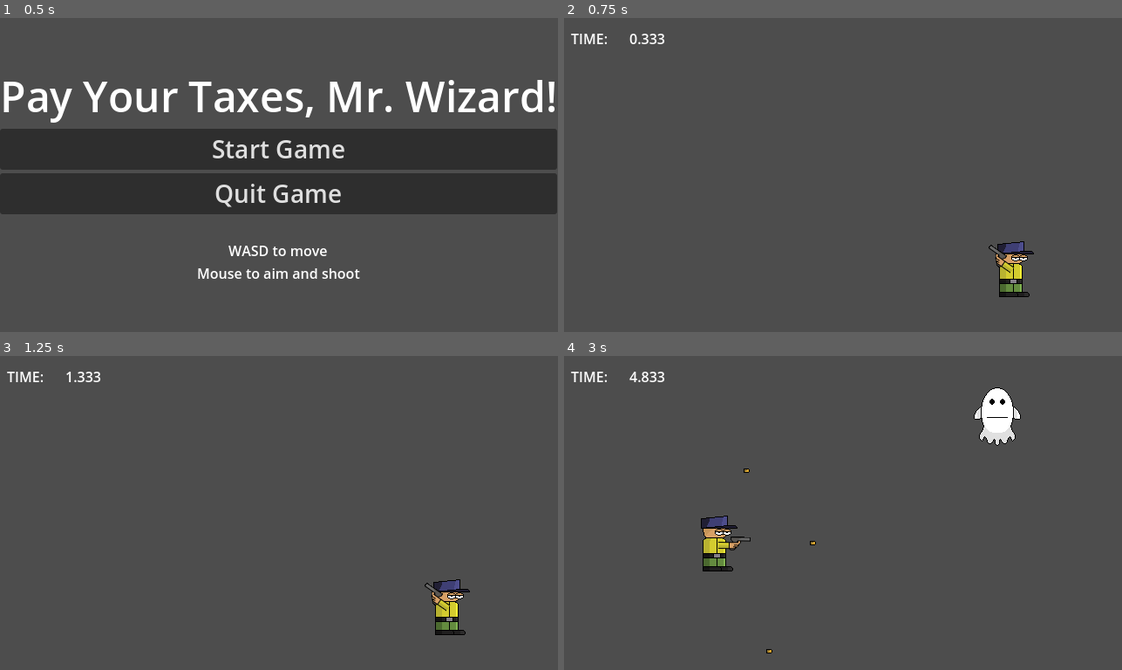
Above: before the commit, frames 1-4 (two rows, left to right).
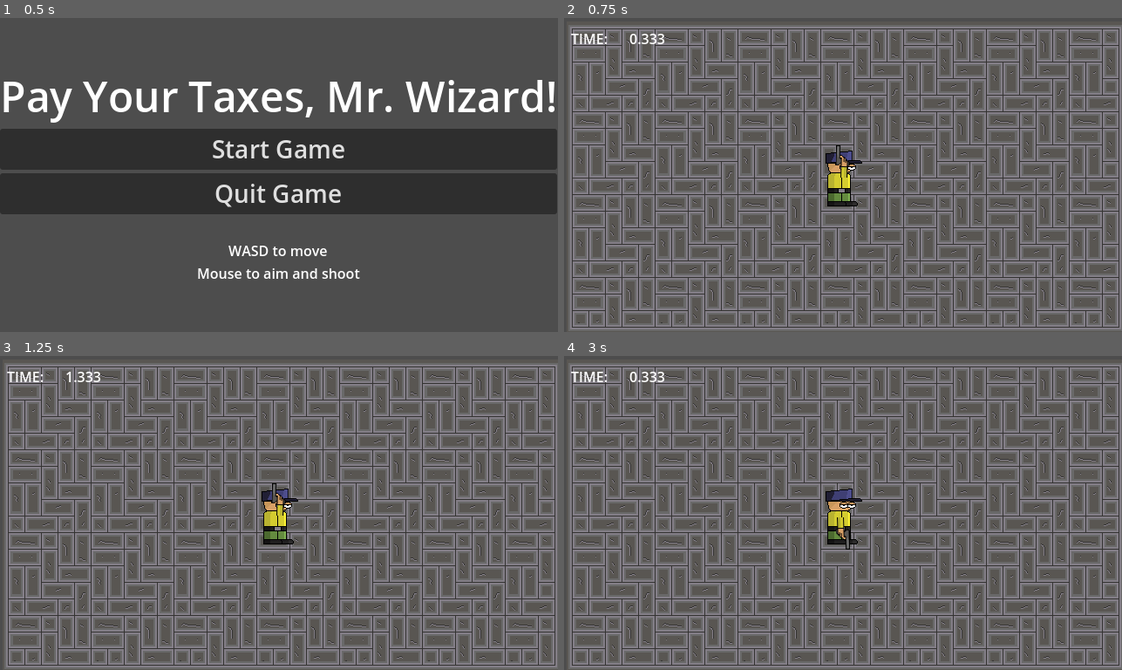
Above: after the commit, the same moments.

Repository: BriarLeaves/gun-wizard-loop-game
Game: Godot game, scene res://start_menu.tscn
Two runs of this game, one before a commit and one after it. Both use one fixed random seed, a clock stepped at 60 frames per second and the inputs below. The engine's default icon, where the game draws it, is replaced by a stand-in: a white triangle on a blue panel in a dark square. Sound files missing from this copy of the repository are replaced by a short silence.
Inputs (mouse positions are in pixels of both pictures, inside the frame that each line leads up to):
- Up to frame 1 (0.5 s): no input
- Up to frame 2 (0.75 s): click "Start Game" at 0.5 s
- Up to frame 3 (1.25 s): no input
- Up to frame 4 (3 s): tap Enter at 1.25 s; move the mouse to (965, 497) at 1.27 s; hold D (move_right) 1.28-2.03 s; click (965, 497) at 1.35 s; move the mouse to (731, 528) at 2.02 s; hold S (move_down) 2.03-2.75 s; click (731, 528) at 2.1 s; click (843, 544) at 2.75 s, where only the run after the commit has a clickable "Play Again"

Frame 1 is identical in both runs. In frame 2, 64% of the frame differs, in the area x 0-100%, y 2-100%; in frame 3, 64%; in frame 4, 65%.

Commit message:
Implemented animation for bomb and mole

Diff:
--- a/gun-wizard-loop-game/bullet.tscn
+++ b/gun-wizard-loop-game/bullet.tscn
@@ -1,11 +1,11 @@
 [gd_scene load_steps=4 format=3 uid="uid://dl2wj0jpcd8u"]
 
 [ext_resource type="Script" uid="uid://cpa4l3gwi1p0p" path="res://bullet.gd" id="1_v7oki"]
-[ext_resource type="Texture2D" uid="uid://dj608whuw0qcl" path="res://Assets/bullet.png" id="2_v8qja"]
+[ext_resource type="Texture2D" uid="uid://cv60352bjfnfi" path="res://Assets/bullet2.png" id="2_v8qja"]
 
 [sub_resource type="CapsuleShape2D" id="CapsuleShape2D_t4vbm"]
-radius = 3.05
-height = 9.45
+radius = 5.0
+height = 14.0
 
 [node name="Bullet" type="Area2D"]
 collision_layer = 2
--- a/gun-wizard-loop-game/bullet_manager.gd
+++ b/gun-wizard-loop-game/bullet_manager.gd
@@ -29,4 +29,5 @@
 	var bullet_instance = bullet.instantiate()
 	bullet_instance.velocity = bullet_direction * bullet_speed
 	bullet_instance.position = shooting_point.global_position
+	bullet_instance.look_at(mouse_position)
 	$"../BulletManager".add_child(bullet_instance)
--- a/gun-wizard-loop-game/digging_enemy.gd
+++ b/gun-wizard-loop-game/digging_enemy.gd
@@ -4,6 +4,7 @@
 var direction_vector: Vector2 = Vector2.ZERO
 @onready var player = get_node("../Player")
 @onready var bullet = preload("res://evil_bullet.tscn")
+@onready var _animated_sprite = $AnimatedSprite2D
 @export var bullet_speed: float = 200
 
 func _ready():
@@ -18,13 +19,19 @@
 
 
 func _on_timer_timeout() -> void:
-	$Sprite2D.modulate = Color.AQUAMARINE
+	_animated_sprite.play("idle")
 
 
 func _on_shoot_timer_timeout() -> void:
+	_animated_sprite.play("throw")
+
+
+func _on_animated_sprite_2d_animation_finished() -> void:
 	var bullet_direction = (player.position - position).normalized()
 	var bullet_instance = bullet.instantiate()
 	bullet_instance.velocity = bullet_direction * bullet_speed
 	bullet_instance.position = position
 	bullet_instance.times_wrapped = 1
+	bullet_instance.look_at(player.position)
 	$"../BulletManager".add_child(bullet_instance)
+	_animated_sprite.play("idle")
--- a/gun-wizard-loop-game/digging_enemy.tscn
+++ b/gun-wizard-loop-game/digging_enemy.tscn
@@ -1,24 +1,71 @@
-[gd_scene load_steps=5 format=3 uid="uid://b0gosr6n3cbhe"]
+[gd_scene load_steps=10 format=3 uid="uid://b0gosr6n3cbhe"]
 
-[ext_resource type="Texture2D" uid="uid://bdser5gbm7t4d" path="res://icon.svg" id="1_83car"]
 [ext_resource type="Script" uid="uid://btuq35rnewb1m" path="res://digging_enemy.gd" id="1_ie1jh"]
+[ext_resource type="Texture2D" uid="uid://ojjacyodgqtt" path="res://Assets/mole.png" id="2_ie1jh"]
+
+[sub_resource type="AtlasTexture" id="AtlasTexture_fxcdi"]
+atlas = ExtResource("2_ie1jh")
+region = Rect2(1, 1, 80, 80)
+
+[sub_resource type="AtlasTexture" id="AtlasTexture_slp8s"]
+atlas = ExtResource("2_ie1jh")
+region = Rect2(82, 1, 80, 80)
+
+[sub_resource type="AtlasTexture" id="AtlasTexture_kdhjy"]
+atlas = ExtResource("2_ie1jh")
+region = Rect2(163, 1, 80, 80)
+
+[sub_resource type="AtlasTexture" id="AtlasTexture_ta2jv"]
+atlas = ExtResource("2_ie1jh")
+region = Rect2(244, 1, 80, 80)
+
+[sub_resource type="SpriteFrames" id="SpriteFrames_3q6c1"]
+animations = [{
+"frames": [{
+"duration": 1.0,
+"texture": SubResource("AtlasTexture_fxcdi")
+}],
+"loop": true,
+"name": &"emerge",
+"speed": 5.0
+}, {
+"frames": [{
+"duration": 1.0,
+"texture": SubResource("AtlasTexture_slp8s")
+}],
+"loop": true,
+"name": &"idle",
+"speed": 5.0
+}, {
+"frames": [{
+"duration": 1.0,
+"texture": SubResource("AtlasTexture_kdhjy")
+}, {
+"duration": 1.0,
+"texture": SubResource("AtlasTexture_ta2jv")
+}],
+"loop": false,
+"name": &"throw",
+"speed": 5.0
+}]
 
 [sub_resource type="RectangleShape2D" id="RectangleShape2D_u1sa8"]
+size = Vector2(41, 80)
 
 [sub_resource type="RectangleShape2D" id="RectangleShape2D_eraac"]
-size = Vector2(100, 100)
+size = Vector2(41, 80)
 
 [node name="DiggingEnemy" type="CharacterBody2D"]
 collision_layer = 4
 collision_mask = 2
 script = ExtResource("1_ie1jh")
 
-[node name="Sprite2D" type="Sprite2D" parent="."]
-modulate = Color(0, 0.607401, 0.473816, 1)
-scale = Vector2(0.8, 0.8)
-texture = ExtResource("1_83car")
+[node name="AnimatedSprite2D" type="AnimatedSprite2D" parent="."]
+sprite_frames = SubResource("SpriteFrames_3q6c1")
+animation = &"emerge"
 
 [node name="CollisionShape2D" type="CollisionShape2D" parent="."]
+position = Vector2(-2.5, 0)
 shape = SubResource("RectangleShape2D_u1sa8")
 
 [node name="Area2D" type="Area2D" parent="."]
@@ -26,6 +73,7 @@
 collision_mask = 2
 
 [node name="BulletCollider" type="CollisionShape2D" parent="Area2D"]
+position = Vector2(-2.5, 0)
 shape = SubResource("RectangleShape2D_eraac")
 debug_color = Color(0.444718, 0.452345, 1, 0.42)
 
@@ -36,6 +84,7 @@
 wait_time = 3.0
 autostart = true
 
+[connection signal="animation_finished" from="AnimatedSprite2D" to="." method="_on_animated_sprite_2d_animation_finished"]
 [connection signal="area_entered" from="Area2D" to="." method="_on_area_2d_area_entered"]
 [connection signal="timeout" from="SpawnTimer" to="." method="_on_timer_timeout"]
 [connection signal="timeout" from="ShootTimer" to="." method="_on_shoot_timer_timeout"]
--- a/gun-wizard-loop-game/evil_bullet.tscn
+++ b/gun-wizard-loop-game/evil_bullet.tscn
@@ -1,16 +1,20 @@
-[gd_scene load_steps=3 format=3 uid="uid://fvijaf30lqts"]
+[gd_scene load_steps=4 format=3 uid="uid://fvijaf30lqts"]
 
 [ext_resource type="Script" uid="uid://cpa4l3gwi1p0p" path="res://bullet.gd" id="1_jletd"]
+[ext_resource type="Texture2D" uid="uid://cv60352bjfnfi" path="res://Assets/bullet2.png" id="2_20sio"]
 
-[sub_resource type="CircleShape2D" id="CircleShape2D_rtl8c"]
+[sub_resource type="CapsuleShape2D" id="CapsuleShape2D_enncn"]
+radius = 5.0
+height = 14.0
 
 [node name="EvilBullet" type="Area2D"]
 collision_layer = 8
 script = ExtResource("1_jletd")
 
 [node name="Collider" type="CollisionShape2D" parent="."]
-shape = SubResource("CircleShape2D_rtl8c")
+rotation = 1.5708
+shape = SubResource("CapsuleShape2D_enncn")
 
-[node name="Sprite" type="Polygon2D" parent="."]
-color = Color(0.828744, 0, 0.0152335, 1)
-polygon = PackedVector2Array(0, -10, 8, -6, 10, 0, 7, 7, 0, 10, -7, 7, -10, 0, -7, -7)
+[node name="Sprite2D" type="Sprite2D" parent="."]
+modulate = Color(1, 0, 0, 1)
+texture = ExtResource("2_20sio")
--- a/gun-wizard-loop-game/exploding_enemy.gd
+++ b/gun-wizard-loop-game/exploding_enemy.gd
@@ -29,5 +29,6 @@
 			bullet_instance.velocity = bullet_direction * bullet_speed
 			bullet_instance.position = position
 			bullet_instance.times_wrapped = 1
+			bullet_instance.look_at(bullet_instance.position + bullet_direction)
 			$"../BulletManager".add_child(bullet_instance)
 	queue_free()
--- a/gun-wizard-loop-game/exploding_enemy.tscn
+++ b/gun-wizard-loop-game/exploding_enemy.tscn
@@ -1,24 +1,62 @@
-[gd_scene load_steps=5 format=3 uid="uid://bveage22x5vqw"]
+[gd_scene load_steps=10 format=3 uid="uid://bveage22x5vqw"]
 
 [ext_resource type="Script" uid="uid://dyi2fgqnruj8c" path="res://exploding_enemy.gd" id="1_cux3h"]
-[ext_resource type="Texture2D" uid="uid://bdser5gbm7t4d" path="res://icon.svg" id="2_7cdlf"]
+[ext_resource type="Texture2D" uid="uid://da3xk5x785fuy" path="res://Assets/bomb.png" id="2_cux3h"]
+
+[sub_resource type="AtlasTexture" id="AtlasTexture_7cdlf"]
+atlas = ExtResource("2_cux3h")
+region = Rect2(1, 1, 60, 60)
+
+[sub_resource type="AtlasTexture" id="AtlasTexture_lcedl"]
+atlas = ExtResource("2_cux3h")
+region = Rect2(62, 1, 60, 60)
+
+[sub_resource type="AtlasTexture" id="AtlasTexture_s00ba"]
+atlas = ExtResource("2_cux3h")
+region = Rect2(123, 1, 60, 60)
+
+[sub_resource type="AtlasTexture" id="AtlasTexture_g5x7u"]
+atlas = ExtResource("2_cux3h")
+region = Rect2(184, 1, 60, 60)
+
+[sub_resource type="SpriteFrames" id="SpriteFrames_dtwgd"]
+animations = [{
+"frames": [{
+"duration": 1.0,
+"texture": SubResource("AtlasTexture_7cdlf")
+}, {
+"duration": 1.0,
+"texture": SubResource("AtlasTexture_lcedl")
+}, {
+"duration": 1.0,
+"texture": SubResource("AtlasTexture_s00ba")
+}, {
+"duration": 1.0,
+"texture": SubResource("AtlasTexture_g5x7u")
+}],
+"loop": true,
+"name": &"idle",
+"speed": 1.0
+}]
 
 [sub_resource type="RectangleShape2D" id="RectangleShape2D_u1sa8"]
+size = Vector2(60, 59)
 
 [sub_resource type="RectangleShape2D" id="RectangleShape2D_eraac"]
-size = Vector2(100, 100)
+size = Vector2(60, 60)
 
 [node name="ExplodingEnemy" type="CharacterBody2D"]
 collision_layer = 4
 collision_mask = 2
 script = ExtResource("1_cux3h")
 
-[node name="Sprite2D" type="Sprite2D" parent="."]
-modulate = Color(0.837194, 0.246136, 0.605001, 1)
-scale = Vector2(0.8, 0.8)
-texture = ExtResource("2_7cdlf")
+[node name="AnimatedSprite2D" type="AnimatedSprite2D" parent="."]
+sprite_frames = SubResource("SpriteFrames_dtwgd")
+animation = &"idle"
+frame_progress = 0.538535
 
 [node name="CollisionShape2D" type="CollisionShape2D" parent="."]
+position = Vector2(0, -0.5)
 shape = SubResource("RectangleShape2D_u1sa8")
 
 [node name="Area2D" type="Area2D" parent="."]
--- a/gun-wizard-loop-game/room.tscn
+++ b/gun-wizard-loop-game/room.tscn
@@ -1,16 +1,17 @@
-[gd_scene load_steps=10 format=3 uid="uid://6gey8ieo7rlf"]
+[gd_scene load_steps=11 format=3 uid="uid://6gey8ieo7rlf"]
 
 [ext_resource type="PackedScene" uid="uid://i6n47d8uj3a8" path="res://player_character.tscn" id="1_88gup"]
 [ext_resource type="PackedScene" uid="uid://dhdp3qnxwlh5h" path="res://moving_enemy.tscn" id="2_4o3f6"]
 [ext_resource type="Script" uid="uid://dutfqa6xv3364" path="res://bullet_manager.gd" id="2_bisa2"]
 [ext_resource type="Script" uid="uid://cct7dhqh8jhx8" path="res://enemy_spawner.gd" id="4_v5vuv"]
 [ext_resource type="PackedScene" uid="uid://b0gosr6n3cbhe" path="res://digging_enemy.tscn" id="4_x5k2b"]
+[ext_resource type="Texture2D" uid="uid://7ttkje3iw6fn" path="res://Assets/floor.png" id="5_01y1d"]
 [ext_resource type="PackedScene" uid="uid://bveage22x5vqw" path="res://exploding_enemy.tscn" id="5_8cv3p"]
 [ext_resource type="Script" uid="uid://b5tftnygisini" path="res://ui_label.gd" id="7_8cv3p"]
 
 [sub_resource type="Curve2D" id="Curve2D_ka7wq"]
 _data = {
-"points": PackedVector2Array(0, 0, 0, 0, -60, -58, 0, 0, 0, 0, 1213, -59, 0, 0, 0, 0, 1212, 709, 0, 0, 0, 0, -60, 710, 0, 0, 0, 0, -60, -58)
+"points": PackedVector2Array(0, 0, 0, 0, -60, -58, 0, 0, 0, 0, 699, -61, 0, 0, 0, 0, 699, 422, 0, 0, 0, 0, -59, 422, 0, 0, 0, 0, -60, -58)
 }
 point_count = 5
 
@@ -24,9 +25,10 @@
 
 [node name="Floor" type="Sprite2D" parent="."]
 position = Vector2(323, 184)
+texture = ExtResource("5_01y1d")
 
 [node name="Player" parent="." instance=ExtResource("1_88gup")]
-position = Vector2(516, 288)
+position = Vector2(319, 184)
 
 [node name="BulletManager" type="Node" parent="."]
 script = ExtResource("2_bisa2")
@@ -37,12 +39,12 @@
 
 [node name="SpawnLocation" type="PathFollow2D" parent="SpawnPath"]
 position = Vector2(-60, -58)
-rotation = -0.000785546
+rotation = -0.00395255
 
 [node name="Spawner Circles" type="Node2D" parent="."]
 
 [node name="MeshInstance2D" type="MeshInstance2D" parent="Spawner Circles"]
-position = Vector2(1212, -60)
+position = Vector2(700, -60)
 mesh = SubResource("SphereMesh_x5k2b")
 
 [node name="MeshInstance2D2" type="MeshInstance2D" parent="Spawner Circles"]
@@ -50,11 +52,11 @@
 mesh = SubResource("SphereMesh_x5k2b")
 
 [node name="MeshInstance2D3" type="MeshInstance2D" parent="Spawner Circles"]
-position = Vector2(-60, 708)
+position = Vector2(-60, 420)
 mesh = SubResource("SphereMesh_x5k2b")
 
 [node name="MeshInstance2D4" type="MeshInstance2D" parent="Spawner Circles"]
-position = Vector2(1212, 708)
+position = Vector2(700, 420)
 mesh = SubResource("SphereMesh_x5k2b")
 
 [node name="EnemyTimer" type="Timer" parent="."]
Binary file added: gun-wizard-loop-game/Assets/bomb.png
Not shown, added: gun-wizard-loop-game/Assets/bomb.png.import
Binary file added: gun-wizard-loop-game/Assets/bullet2.png
Not shown, added: gun-wizard-loop-game/Assets/bullet2.png.import
Binary file added: gun-wizard-loop-game/Assets/mole.png
Not shown, added: gun-wizard-loop-game/Assets/mole.png.import
